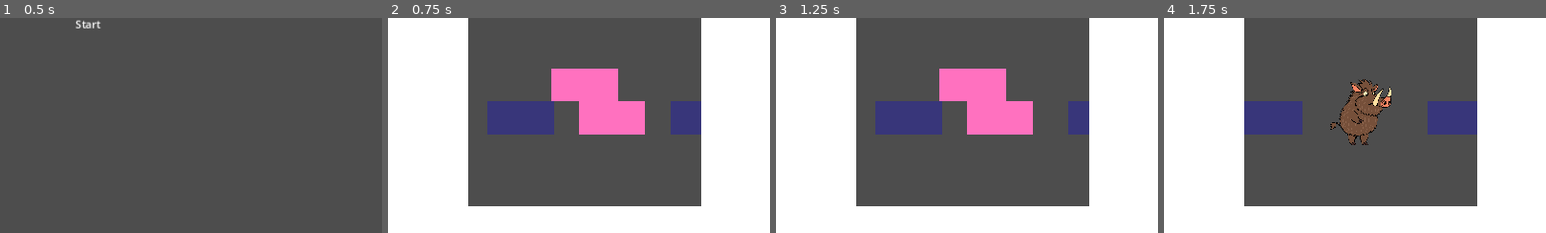
Above: before the commit, frames 1-4 (left to right).
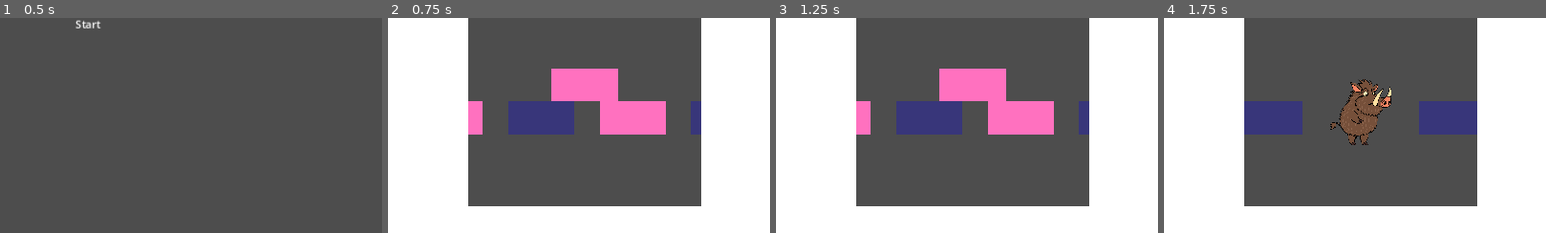
Above: after the commit, the same moments.

Repository: danielr0159/ggj2024
Game: Godot game, scene res://hub.tscn
Two runs of this game, one before a commit and one after it. Both use one fixed random seed, a clock stepped at 60 frames per second and the inputs below.
Inputs (mouse positions are % of the whole screen's width and height, from its top left):
- Up to frame 1 (0.5 s): no input
- Up to frame 2 (0.75 s): click (50, 50) at 0.5 s
- Up to frame 3 (1.25 s): no input
- Up to frame 4 (1.75 s): click (50, 50) at 1.25 s
The pictures show only the part of the screen within x 24-74%, y 50-100%; the shares and areas given below are measured in that part.

Frame 1 is identical in both runs. In frame 2, 4.8% of the frame differs, in the area x 21-80%, y 38-55%; in frame 3, 4.4%; in frame 4, 0.4%.

Commit message:
Optimized carousel

Diff:
--- a/minigames/carousel.tscn
+++ b/minigames/carousel.tscn
@@ -6,34 +6,10 @@
 
 [sub_resource type="Animation" id="Animation_x5rlr"]
 length = 0.001
-tracks/0/type = "value"
-tracks/0/imported = false
-tracks/0/enabled = true
-tracks/0/path = NodePath("Items/Wrong1:visible")
-tracks/0/interp = 1
-tracks/0/loop_wrap = true
-tracks/0/keys = {
-"times": PackedFloat32Array(0),
-"transitions": PackedFloat32Array(1),
-"update": 1,
-"values": [false]
-}
-tracks/1/type = "value"
-tracks/1/imported = false
-tracks/1/enabled = true
-tracks/1/path = NodePath("Items/Wrong2:visible")
-tracks/1/interp = 1
-tracks/1/loop_wrap = true
-tracks/1/keys = {
-"times": PackedFloat32Array(0),
-"transitions": PackedFloat32Array(1),
-"update": 1,
-"values": [false]
-}
 
 [sub_resource type="Animation" id="Animation_5i531"]
 resource_name = "spin"
-length = 2.00001
+length = 0.5
 loop_mode = 1
 step = 0.05
 tracks/0/type = "value"
@@ -43,142 +19,70 @@
 tracks/0/interp = 1
 tracks/0/loop_wrap = true
 tracks/0/keys = {
-"times": PackedFloat32Array(0, 0.5, 1.5, 2),
-"transitions": PackedFloat32Array(1, 1, 1, 1),
-"update": 0,
-"values": [576.0, 300.0, 852.0, 576.0]
+"times": PackedFloat32Array(0, 0.5),
+"transitions": PackedFloat32Array(1, 1),
+"update": 0,
+"values": [576.0, 300.0]
 }
 tracks/1/type = "value"
 tracks/1/imported = false
 tracks/1/enabled = true
-tracks/1/path = NodePath(".:spin_match_time")
+tracks/1/path = NodePath("Items/Valid1:visible")
 tracks/1/interp = 1
 tracks/1/loop_wrap = true
 tracks/1/keys = {
-"times": PackedFloat32Array(0, 0.25, 0.75, 1.25, 1.75),
-"transitions": PackedFloat32Array(1, 1, 1, 1, 1),
-"update": 1,
-"values": [0.0, 0.5, 1.0, 1.5, 0.0]
+"times": PackedFloat32Array(0),
+"transitions": PackedFloat32Array(1),
+"update": 1,
+"values": [true]
 }
 tracks/2/type = "value"
 tracks/2/imported = false
 tracks/2/enabled = true
-tracks/2/path = NodePath("Items/Valid1:visible")
+tracks/2/path = NodePath("Items/Valid2:position:x")
 tracks/2/interp = 1
 tracks/2/loop_wrap = true
 tracks/2/keys = {
-"times": PackedFloat32Array(0, 0.5, 1.5),
-"transitions": PackedFloat32Array(1, 1, 1),
-"update": 1,
-"values": [true, false, true]
+"times": PackedFloat32Array(0, 0.5),
+"transitions": PackedFloat32Array(1, 1),
+"update": 0,
+"values": [852.0, 576.0]
 }
 tracks/3/type = "value"
 tracks/3/imported = false
 tracks/3/enabled = true
-tracks/3/path = NodePath("Items/Valid2:position:x")
+tracks/3/path = NodePath("Items/Wrong1:position:x")
 tracks/3/interp = 1
 tracks/3/loop_wrap = true
 tracks/3/keys = {
-"times": PackedFloat32Array(0, 1, 2),
-"transitions": PackedFloat32Array(1, 1, 1),
-"update": 0,
-"values": [852.0, 300.0, 300.0]
+"times": PackedFloat32Array(0, 0.5),
+"transitions": PackedFloat32Array(1, 1),
+"update": 0,
+"values": [714.0, 438.0]
 }
 tracks/4/type = "value"
 tracks/4/imported = false
 tracks/4/enabled = true
-tracks/4/path = NodePath("Items/Valid3:position:x")
+tracks/4/path = NodePath("Items/Wrong2:position:x")
 tracks/4/interp = 1
 tracks/4/loop_wrap = true
 tracks/4/keys = {
-"times": PackedFloat32Array(0, 0.5, 1.5, 2),
-"transitions": PackedFloat32Array(1, 1, 1, 1),
-"update": 0,
-"values": [852.0, 852.0, 300.0, 300.0]
+"times": PackedFloat32Array(0, 0.25, 0.5),
+"transitions": PackedFloat32Array(1, 1, 1),
+"update": 0,
+"values": [438.0, 300.0, 300.0]
 }
 tracks/5/type = "value"
 tracks/5/imported = false
 tracks/5/enabled = true
-tracks/5/path = NodePath("Items/Valid4:position:x")
+tracks/5/path = NodePath("Items/Wrong3:position:x")
 tracks/5/interp = 1
 tracks/5/loop_wrap = true
 tracks/5/keys = {
-"times": PackedFloat32Array(0, 1, 2),
+"times": PackedFloat32Array(0, 0.25, 0.5),
 "transitions": PackedFloat32Array(1, 1, 1),
 "update": 0,
-"values": [852.0, 852.0, 300.0]
-}
-tracks/6/type = "value"
-tracks/6/imported = false
-tracks/6/enabled = true
-tracks/6/path = NodePath("Items/Wrong1:position:x")
-tracks/6/interp = 1
-tracks/6/loop_wrap = true
-tracks/6/keys = {
-"times": PackedFloat32Array(0, 0.75, 1.75),
-"transitions": PackedFloat32Array(1, 1, 1),
-"update": 0,
-"values": [714.0, 300.0, 852.0]
-}
-tracks/7/type = "value"
-tracks/7/imported = false
-tracks/7/enabled = true
-tracks/7/path = NodePath("Items/Wrong2:position:x")
-tracks/7/interp = 1
-tracks/7/loop_wrap = true
-tracks/7/keys = {
-"times": PackedFloat32Array(0, 0.25, 1.25),
-"transitions": PackedFloat32Array(1, 1, 1),
-"update": 0,
-"values": [438.0, 300.0, 872.0]
-}
-tracks/8/type = "value"
-tracks/8/imported = false
-tracks/8/enabled = true
-tracks/8/path = NodePath("Items/Wrong3:position:x")
-tracks/8/interp = 1
-tracks/8/loop_wrap = true
-tracks/8/keys = {
-"times": PackedFloat32Array(0, 0.25, 1.25, 2),
-"transitions": PackedFloat32Array(1, 1, 1, 1),
-"update": 0,
-"values": [852.0, 852.0, 300.0, 300.0]
-}
-tracks/9/type = "value"
-tracks/9/imported = false
-tracks/9/enabled = true
-tracks/9/path = NodePath("Items/Wrong4:position:x")
-tracks/9/interp = 1
-tracks/9/loop_wrap = true
-tracks/9/keys = {
-"times": PackedFloat32Array(0, 0.75, 1.75, 2),
-"transitions": PackedFloat32Array(1, 1, 1, 1),
-"update": 0,
-"values": [852.0, 852.0, 300.0, 300.0]
-}
-tracks/10/type = "value"
-tracks/10/imported = false
-tracks/10/enabled = true
-tracks/10/path = NodePath("Items/Wrong1:visible")
-tracks/10/interp = 1
-tracks/10/loop_wrap = true
-tracks/10/keys = {
-"times": PackedFloat32Array(0, 0.75, 1.75),
-"transitions": PackedFloat32Array(1, 1, 1),
-"update": 1,
-"values": [true, false, true]
-}
-tracks/11/type = "value"
-tracks/11/imported = false
-tracks/11/enabled = true
-tracks/11/path = NodePath("Items/Wrong2:visible")
-tracks/11/interp = 1
-tracks/11/loop_wrap = true
-tracks/11/keys = {
-"times": PackedFloat32Array(0, 0.25, 1.25),
-"transitions": PackedFloat32Array(1, 1, 1),
-"update": 1,
-"values": [true, false, true]
+"values": [852.0, 852.0, 714.0]
 }
 
 [sub_resource type="AnimationLibrary" id="AnimationLibrary_a60o0"]
@@ -240,7 +144,7 @@
 tracks/4/type = "value"
 tracks/4/imported = false
 tracks/4/enabled = true
-tracks/4/path = NodePath("Items/Valid3:rotation")
+tracks/4/path = NodePath("Items/Wrong1:rotation")
 tracks/4/interp = 1
 tracks/4/loop_wrap = true
 tracks/4/keys = {
@@ -252,7 +156,7 @@
 tracks/5/type = "value"
 tracks/5/imported = false
 tracks/5/enabled = true
-tracks/5/path = NodePath("Items/Valid4:rotation")
+tracks/5/path = NodePath("Items/Wrong2:rotation")
 tracks/5/interp = 1
 tracks/5/loop_wrap = true
 tracks/5/keys = {
@@ -264,7 +168,7 @@
 tracks/6/type = "value"
 tracks/6/imported = false
 tracks/6/enabled = true
-tracks/6/path = NodePath("Items/Wrong1:rotation")
+tracks/6/path = NodePath("Items/Wrong3:rotation")
 tracks/6/interp = 1
 tracks/6/loop_wrap = true
 tracks/6/keys = {
@@ -276,91 +180,91 @@
 tracks/7/type = "value"
 tracks/7/imported = false
 tracks/7/enabled = true
-tracks/7/path = NodePath("Items/Wrong2:rotation")
+tracks/7/path = NodePath("Items/Valid1:position")
 tracks/7/interp = 1
 tracks/7/loop_wrap = true
 tracks/7/keys = {
 "times": PackedFloat32Array(0),
 "transitions": PackedFloat32Array(1),
 "update": 0,
-"values": [0.0]
+"values": [Vector2(576, 450)]
 }
 tracks/8/type = "value"
 tracks/8/imported = false
 tracks/8/enabled = true
-tracks/8/path = NodePath("Items/Wrong3:rotation")
+tracks/8/path = NodePath("Items/Valid1:visible")
 tracks/8/interp = 1
 tracks/8/loop_wrap = true
 tracks/8/keys = {
 "times": PackedFloat32Array(0),
 "transitions": PackedFloat32Array(1),
-"update": 0,
-"values": [0.0]
+"update": 1,
+"values": [true]
 }
 tracks/9/type = "value"
 tracks/9/imported = false
 tracks/9/enabled = true
-tracks/9/path = NodePath("Items/Wrong4:rotation")
+tracks/9/path = NodePath("Items/Valid2:visible")
 tracks/9/interp = 1
 tracks/9/loop_wrap = true
 tracks/9/keys = {
 "times": PackedFloat32Array(0),
 "transitions": PackedFloat32Array(1),
-"update": 0,
-"values": [0.0]
+"update": 1,
+"values": [true]
 }
 tracks/10/type = "value"
 tracks/10/imported = false
 tracks/10/enabled = true
-tracks/10/path = NodePath("Items/Valid1:position")
+tracks/10/path = NodePath("Items/Valid2:position")
 tracks/10/interp = 1
 tracks/10/loop_wrap = true
 tracks/10/keys = {
 "times": PackedFloat32Array(0),
 "transitions": PackedFloat32Array(1),
 "update": 0,
-"values": [Vector2(576, 450)]
+"values": [Vector2(852, 450)]
 }
 tracks/11/type = "value"
 tracks/11/imported = false
 tracks/11/enabled = true
-tracks/11/path = NodePath("Items/Valid1:visible")
+tracks/11/path = NodePath(".:spin_match_time")
 tracks/11/interp = 1
 tracks/11/loop_wrap = true
 tracks/11/keys = {
 "times": PackedFloat32Array(0),
 "transitions": PackedFloat32Array(1),
-"update": 1,
-"values": [true]
+"update": 0,
+"values": [0.0]
 }
 tracks/12/type = "value"
 tracks/12/imported = false
 tracks/12/enabled = true
-tracks/12/path = NodePath("Items/Valid2:visible")
+tracks/12/path = NodePath("Items/Wrong1:position")
 tracks/12/interp = 1
 tracks/12/loop_wrap = true
 tracks/12/keys = {
 "times": PackedFloat32Array(0),
 "transitions": PackedFloat32Array(1),
-"update": 1,
-"values": [true]
+"update": 0,
+"values": [Vector2(852, 450)]
 }
 tracks/13/type = "value"
 tracks/13/imported = false
 tracks/13/enabled = true
-tracks/13/path = NodePath("Items/Valid2:position")
+tracks/13/path = NodePath("Items/Wrong1:visible")
 tracks/13/interp = 1
 tracks/13/loop_wrap = true
 tracks/13/keys = {
 "times": PackedFloat32Array(0),
 "transitions": PackedFloat32Array(1),
-"update": 0,
-"values": [Vector2(852, 450)]
+"update": 1,
+"values": [true]
 }
 tracks/14/type = "value"
 tracks/14/imported = false
 tracks/14/enabled = true
-tracks/14/path = NodePath("Items/Valid3:position")
+tracks/14/path = NodePath("Items/Wrong2:position")
 tracks/14/interp = 1
 tracks/14/loop_wrap = true
 tracks/14/keys = {
@@ -372,7 +276,7 @@
 tracks/15/type = "value"
 tracks/15/imported = false
 tracks/15/enabled = true
-tracks/15/path = NodePath("Items/Valid3:visible")
+tracks/15/path = NodePath("Items/Wrong2:visible")
 tracks/15/interp = 1
 tracks/15/loop_wrap = true
 tracks/15/keys = {
@@ -384,7 +288,7 @@
 tracks/16/type = "value"
 tracks/16/imported = false
 tracks/16/enabled = true
-tracks/16/path = NodePath("Items/Valid4:position")
+tracks/16/path = NodePath("Items/Wrong3:position")
 tracks/16/interp = 1
 tracks/16/loop_wrap = true
 tracks/16/keys = {
@@ -396,7 +300,7 @@
 tracks/17/type = "value"
 tracks/17/imported = false
 tracks/17/enabled = true
-tracks/17/path = NodePath("Items/Valid4:visible")
+tracks/17/path = NodePath("Items/Wrong3:visible")
 tracks/17/interp = 1
 tracks/17/loop_wrap = true
 tracks/17/keys = {
@@ -408,130 +312,22 @@
 tracks/18/type = "value"
 tracks/18/imported = false
 tracks/18/enabled = true
-tracks/18/path = NodePath(".:spin_match_time")
+tracks/18/path = NodePath("CarouselBG/Valid:visible")
 tracks/18/interp = 1
 tracks/18/loop_wrap = true
 tracks/18/keys = {
 "times": PackedFloat32Array(0),
 "transitions": PackedFloat32Array(1),
-"update": 0,
-"values": [0.0]
+"update": 1,
+"values": [true]
 }
 tracks/19/type = "value"
 tracks/19/imported = false
 tracks/19/enabled = true
-tracks/19/path = NodePath("Items/Wrong1:position")
+tracks/19/path = NodePath(".:position")
 tracks/19/interp = 1
 tracks/19/loop_wrap = true
 tracks/19/keys = {
-"times": PackedFloat32Array(0),
-"transitions": PackedFloat32Array(1),
-"update": 0,
-"values": [Vector2(852, 450)]
-}
-tracks/20/type = "value"
-tracks/20/imported = false
-tracks/20/enabled = true
-tracks/20/path = NodePath("Items/Wrong1:visible")
-tracks/20/interp = 1
-tracks/20/loop_wrap = true
-tracks/20/keys = {
-"times": PackedFloat32Array(0),
-"transitions": PackedFloat32Array(1),
-"update": 1,
-"values": [true]
-}
-tracks/21/type = "value"
-tracks/21/imported = false
-tracks/21/enabled = true
-tracks/21/path = NodePath("Items/Wrong2:position")
-tracks/21/interp = 1
-tracks/21/loop_wrap = true
-tracks/21/keys = {
-"times": PackedFloat32Array(0),
-"transitions": PackedFloat32Array(1),
-"update": 0,
-"values": [Vector2(852, 450)]
-}
-tracks/22/type = "value"
-tracks/22/imported = false
-tracks/22/enabled = true
-tracks/22/path = NodePath("Items/Wrong2:visible")
-tracks/22/interp = 1
-tracks/22/loop_wrap = true
-tracks/22/keys = {
-"times": PackedFloat32Array(0),
-"transitions": PackedFloat32Array(1),
-"update": 1,
-"values": [true]
-}
-tracks/23/type = "value"
-tracks/23/imported = false
-tracks/23/enabled = true
-tracks/23/path = NodePath("Items/Wrong3:position")
-tracks/23/interp = 1
-tracks/23/loop_wrap = true
-tracks/23/keys = {
-"times": PackedFloat32Array(0),
-"transitions": PackedFloat32Array(1),
-"update": 0,
-"values": [Vector2(852, 450)]
-}
-tracks/24/type = "value"
-tracks/24/imported = false
-tracks/24/enabled = true
-tracks/24/path = NodePath("Items/Wrong3:visible")
-tracks/24/interp = 1
-tracks/24/loop_wrap = true
-tracks/24/keys = {
-"times": PackedFloat32Array(0),
-"transitions": PackedFloat32Array(1),
-"update": 1,
-"values": [true]
-}
-tracks/25/type = "value"
-tracks/25/imported = false
-tracks/25/enabled = true
-tracks/25/path = NodePath("Items/Wrong4:position")
-tracks/25/interp = 1
-tracks/25/loop_wrap = true
-tracks/25/keys = {
-"times": PackedFloat32Array(0),
-"transitions": PackedFloat32Array(1),
-"update": 0,
-"values": [Vector2(852, 450)]
-}
-tracks/26/type = "value"
-tracks/26/imported = false
-tracks/26/enabled = true
-tracks/26/path = NodePath("Items/Wrong4:visible")
-tracks/26/interp = 1
-tracks/26/loop_wrap = true
-tracks/26/keys = {
-"times": PackedFloat32Array(0),
-"transitions": PackedFloat32Array(1),
-"update": 1,
-"values": [true]
-}
-tracks/27/type = "value"
-tracks/27/imported = false
-tracks/27/enabled = true
-tracks/27/path = NodePath("CarouselBG/Valid:visible")
-tracks/27/interp = 1
-tracks/27/loop_wrap = true
-tracks/27/keys = {
-"times": PackedFloat32Array(0),
-"transitions": PackedFloat32Array(1),
-"update": 1,
-"values": [true]
-}
-tracks/28/type = "value"
-tracks/28/imported = false
-tracks/28/enabled = true
-tracks/28/path = NodePath(".:position")
-tracks/28/interp = 1
-tracks/28/loop_wrap = true
-tracks/28/keys = {
 "times": PackedFloat32Array(0),
 "transitions": PackedFloat32Array(1),
 "update": 0,
@@ -622,7 +418,7 @@
 tracks/2/type = "value"
 tracks/2/imported = false
 tracks/2/enabled = true
-tracks/2/path = NodePath("Items/Wrong4:position:y")
+tracks/2/path = NodePath("Items/Wrong2:position:y")
 tracks/2/interp = 1
 tracks/2/loop_wrap = true
 tracks/2/keys = {
@@ -634,7 +430,7 @@
 tracks/3/type = "value"
 tracks/3/imported = false
 tracks/3/enabled = true
-tracks/3/path = NodePath("Items/Wrong4:rotation")
+tracks/3/path = NodePath("Items/Wrong2:rotation")
 tracks/3/interp = 1
 tracks/3/loop_wrap = true
 tracks/3/keys = {
@@ -646,7 +442,7 @@
 tracks/4/type = "value"
 tracks/4/imported = false
 tracks/4/enabled = true
-tracks/4/path = NodePath("Items/Wrong2:position:y")
+tracks/4/path = NodePath("Items/Wrong1:position:y")
 tracks/4/interp = 1
 tracks/4/loop_wrap = true
 tracks/4/keys = {
@@ -658,7 +454,7 @@
 tracks/5/type = "value"
 tracks/5/imported = false
 tracks/5/enabled = true
-tracks/5/path = NodePath("Items/Wrong2:rotation")
+tracks/5/path = NodePath("Items/Wrong1:rotation")
 tracks/5/interp = 1
 tracks/5/loop_wrap = true
 tracks/5/keys = {
@@ -670,7 +466,7 @@
 tracks/6/type = "value"
 tracks/6/imported = false
 tracks/6/enabled = true
-tracks/6/path = NodePath("Items/Wrong1:position:y")
+tracks/6/path = NodePath("Items/Valid2:position:y")
 tracks/6/interp = 1
 tracks/6/loop_wrap = true
 tracks/6/keys = {
@@ -682,7 +478,7 @@
 tracks/7/type = "value"
 tracks/7/imported = false
 tracks/7/enabled = true
-tracks/7/path = NodePath("Items/Wrong1:rotation")
+tracks/7/path = NodePath("Items/Valid2:rotation")
 tracks/7/interp = 1
 tracks/7/loop_wrap = true
 tracks/7/keys = {
@@ -694,7 +490,7 @@
 tracks/8/type = "value"
 tracks/8/imported = false
 tracks/8/enabled = true
-tracks/8/path = NodePath("Items/Valid3:position:y")
+tracks/8/path = NodePath("Items/Valid1:position:y")
 tracks/8/interp = 1
 tracks/8/loop_wrap = true
 tracks/8/keys = {
@@ -706,82 +502,10 @@
 tracks/9/type = "value"
 tracks/9/imported = false
 tracks/9/enabled = true
-tracks/9/path = NodePath("Items/Valid3:rotation")
+tracks/9/path = NodePath("Items/Valid1:rotation")
 tracks/9/interp = 1
 tracks/9/loop_wrap = true
 tracks/9/keys = {
-"times": PackedFloat32Array(0, 0.5),
-"transitions": PackedFloat32Array(1, 1),
-"update": 0,
-"values": [0.0, 1.5708]
-}
-tracks/10/type = "value"
-tracks/10/imported = false
-tracks/10/enabled = true
-tracks/10/path = NodePath("Items/Valid4:position:y")
-tracks/10/interp = 1
-tracks/10/loop_wrap = true
-tracks/10/keys = {
-"times": PackedFloat32Array(0, 0.5),
-"transitions": PackedFloat32Array(3, 1),
-"update": 0,
-"values": [450.0, 560.0]
-}
-tracks/11/type = "value"
-tracks/11/imported = false
-tracks/11/enabled = true
-tracks/11/path = NodePath("Items/Valid4:rotation")
-tracks/11/interp = 1
-tracks/11/loop_wrap = true
-tracks/11/keys = {
-"times": PackedFloat32Array(0, 0.5),
-"transitions": PackedFloat32Array(1, 1),
-"update": 0,
-"values": [0.0, 1.5708]
-}
-tracks/12/type = "value"
-tracks/12/imported = false
-tracks/12/enabled = true
-tracks/12/path = NodePath("Items/Valid2:position:y")
-tracks/12/interp = 1
-tracks/12/loop_wrap = true
-tracks/12/keys = {
-"times": PackedFloat32Array(0, 0.5),
-"transitions": PackedFloat32Array(3, 1),
-"update": 0,
-"values": [450.0, 560.0]
-}
-tracks/13/type = "value"
-tracks/13/imported = false
-tracks/13/enabled = true
-tracks/13/path = NodePath("Items/Valid2:rotation")
-tracks/13/interp = 1
-tracks/13/loop_wrap = true
-tracks/13/keys = {
-"times": PackedFloat32Array(0, 0.5),
-"transitions": PackedFloat32Array(1, 1),
-"update": 0,
-"values": [0.0, 1.5708]
-}
-tracks/14/type = "value"
-tracks/14/imported = false
-tracks/14/enabled = true
-tracks/14/path = NodePath("Items/Valid1:position:y")
-tracks/14/interp = 1
-tracks/14/loop_wrap = true
-tracks/14/keys = {
-"times": PackedFloat32Array(0, 0.5),
-"transitions": PackedFloat32Array(3, 1),
-"update": 0,
-"values": [450.0, 560.0]
-}
-tracks/15/type = "value"
-tracks/15/imported = false
-tracks/15/enabled = true
-tracks/15/path = NodePath("Items/Valid1:rotation")
-tracks/15/interp = 1
-tracks/15/loop_wrap = true
-tracks/15/keys = {
 "times": PackedFloat32Array(0, 0.5),
 "transitions": PackedFloat32Array(1, 1),
 "update": 0,
@@ -818,7 +542,7 @@
 tracks/2/type = "value"
 tracks/2/imported = false
 tracks/2/enabled = true
-tracks/2/path = NodePath("Items/Valid4:visible")
+tracks/2/path = NodePath("Items/Valid2:visible")
 tracks/2/interp = 1
 tracks/2/loop_wrap = true
 tracks/2/keys = {
@@ -830,7 +554,7 @@
 tracks/3/type = "value"
 tracks/3/imported = false
 tracks/3/enabled = true
-tracks/3/path = NodePath("Items/Valid3:visible")
+tracks/3/path = NodePath("Items/Valid1:visible")
 tracks/3/interp = 1
 tracks/3/loop_wrap = true
 tracks/3/keys = {
@@ -842,34 +566,10 @@
 tracks/4/type = "value"
 tracks/4/imported = false
 tracks/4/enabled = true
-tracks/4/path = NodePath("Items/Valid2:visible")
+tracks/4/path = NodePath("CarouselBG/Valid:visible")
 tracks/4/interp = 1
 tracks/4/loop_wrap = true
 tracks/4/keys = {
-"times": PackedFloat32Array(0),
-"transitions": PackedFloat32Array(1),
-"update": 1,
-"values": [false]
-}
-tracks/5/type = "value"
-tracks/5/imported = false
-tracks/5/enabled = true
-tracks/5/path = NodePath("Items/Valid1:visible")
-tracks/5/interp = 1
-tracks/5/loop_wrap = true
-tracks/5/keys = {
-"times": PackedFloat32Array(0),
-"transitions": PackedFloat32Array(1),
-"update": 1,
-"values": [false]
-}
-tracks/6/type = "value"
-tracks/6/imported = false
-tracks/6/enabled = true
-tracks/6/path = NodePath("CarouselBG/Valid:visible")
-tracks/6/interp = 1
-tracks/6/loop_wrap = true
-tracks/6/keys = {
 "times": PackedFloat32Array(0),
 "transitions": PackedFloat32Array(1),
 "update": 1,
@@ -919,24 +619,6 @@
 offset_bottom = 50.0
 color = Color(1, 0.443137, 0.74902, 1)
 
-[node name="Valid3" type="Node2D" parent="Items"]
-position = Vector2(852, 450)
-
-[node name="ColorRect4" type="ColorRect" parent="Items/Valid3"]
-offset_left = -50.0
-offset_right = 50.0
-offset_bottom = 50.0
-color = Color(1, 0.443137, 0.74902, 1)
-
-[node name="Valid4" type="Node2D" parent="Items"]
-position = Vector2(852, 450)
-
-[node name="ColorRect5" type="ColorRect" parent="Items/Valid4"]
-offset_left = -50.0
-offset_right = 50.0
-offset_bottom = 50.0
-color = Color(1, 0.443137, 0.74902, 1)
-
 [node name="Wrong1" type="Node2D" parent="Items"]
 position = Vector2(852, 450)
 
@@ -964,15 +646,6 @@
 offset_bottom = 50.0
 color = Color(0.219608, 0.211765, 0.478431, 1)
 
-[node name="Wrong4" type="Node2D" parent="Items"]
-position = Vector2(852, 450)
-
-[node name="ColorRect5" type="ColorRect" parent="Items/Wrong4"]
-offset_left = -50.0
-offset_right = 50.0
-offset_bottom = 50.0
-color = Color(0.219608, 0.211765, 0.478431, 1)
-
 [node name="CarouselFG" type="Node2D" parent="."]
 
 [node name="ColorRect" type="ColorRect" parent="CarouselFG"]
--- a/scripts/carousel.gd
+++ b/scripts/carousel.gd
@@ -4,8 +4,6 @@
 const MAX_MATCH_DISTANCE : float = 0.1
 
 @onready var spin: AnimationPlayer = $Spin
-
-@export var spin_match_time : float = 0.0
 
 var try_match : bool = false
 
@@ -18,12 +16,12 @@
 func minigame_process(_delta: float) -> void:
 	if !try_match:
 		return
-	var dist : float = minf(abs(spin_match_time-spin.current_animation_position), spin.current_animation_length-abs(spin_match_time-spin.current_animation_position))
+	var dist : float = minf(spin.current_animation_position, spin.current_animation_length-spin.current_animation_position)
 	spin.stop(true)
 	if dist > MAX_MATCH_DISTANCE:
 		do_lose()
 		return
-	spin.seek(spin_match_time, true, true)
+	spin.seek(0, true, true)
 	do_win()
 
 func action() -> void:
